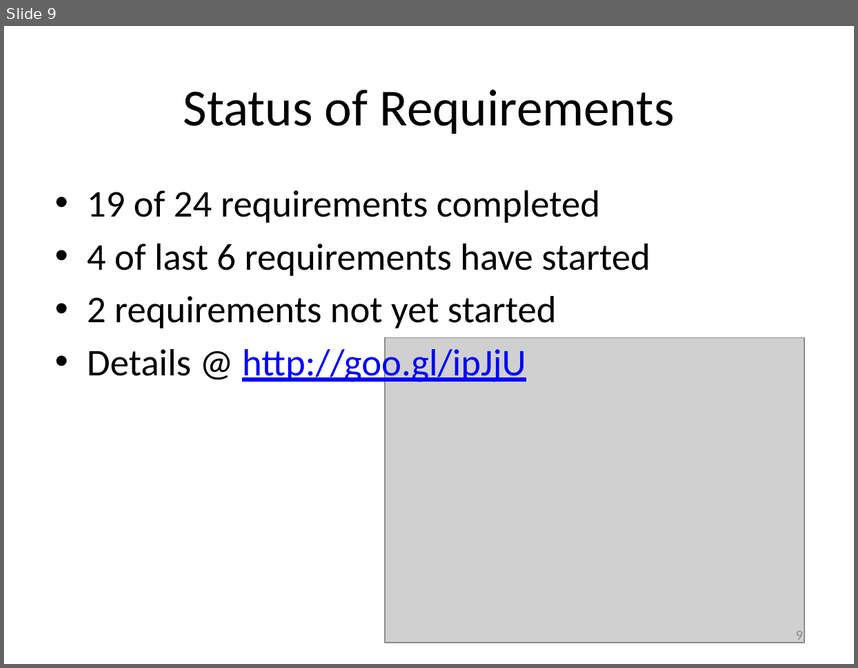
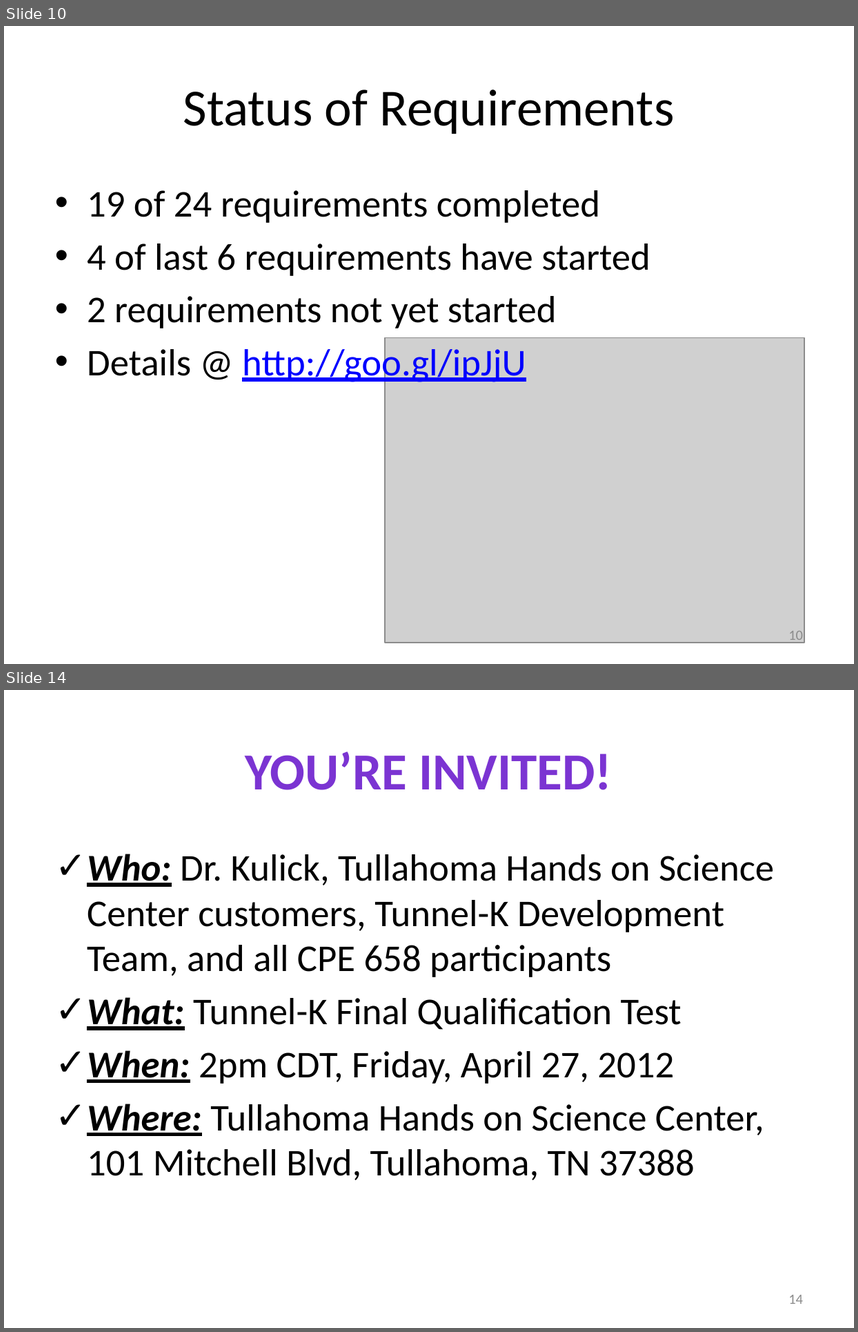
Before and after one commit to mplynch/tunnelk, a slide deck: doc/tunnelk Status - 2012-04-12.pptx. Shown one above the other, each under a label of ours: slide 9 before the commit, slides 10 and 14 after it; the slides between them are not shown. The pictures are 858x668 and 858x1332 pixels, drawn with LibreOffice and Linux fonts; fonts in the diff are those of the drawing; grey boxes stand for pictures. Boxes give left, top, right and bottom in pixels: in the first picture for what was removed or moved away, otherwise in the second. Text is boxed around its words. In the diff, an @@ line names an element or a change of style, - is before the commit and + after.

```diff
--- a/doc/tunnelk Status - 2012-04-12.pptx
+++ b/doc/tunnelk Status - 2012-04-12.pptx
@@ slide 14 added at (4,690,854,1328), background #FFFFFF @@
@@ title added at (245,751,612,790), 44 pt, text gradient #3D1B67 to #7B34D2 to #7330C4, bold @@
+YOU’RE INVITED!
@@ text added at (87,854,774,1180), 32 pt, text #000000 @@
+✓ Who: Dr. Kulick, Tullahoma Hands on Science Center customers, Tunnel-K Development Team, and all CPE 658 participants
+✓ What: Tunnel-K Final Qualification Test
+✓ When: 2pm CDT, Friday, April 27, 2012
+✓ Where: Tullahoma Hands on Science Center, 101 Mitchell Blvd, Tullahoma, TN 37388
@@ page number added at (789,1294,803,1303), 12 pt, text #8C8C8C @@
+14
@@ what was slide 9 is now slide 10 @@
@@ page number at (789,630,803,644): text changed @@
-9
+10
```
Also in this commit, not shown: 5 slides changed, 1 other slide added, 1 slide removed, 1 other file.
